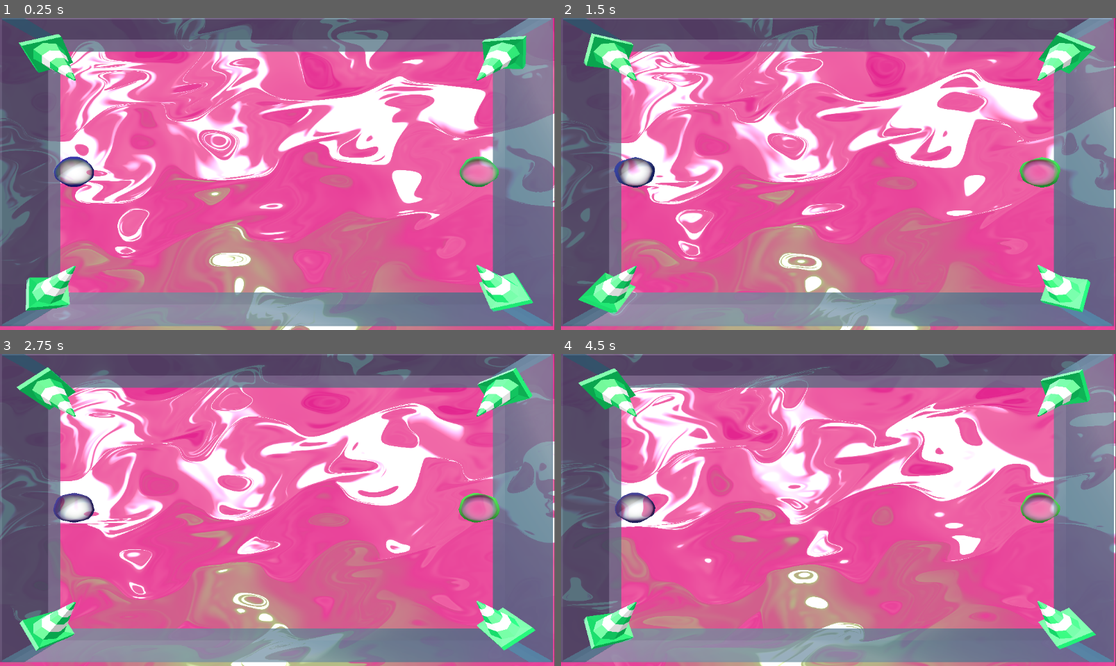
Above: before the commit, frames 1-4 (two rows, left to right).
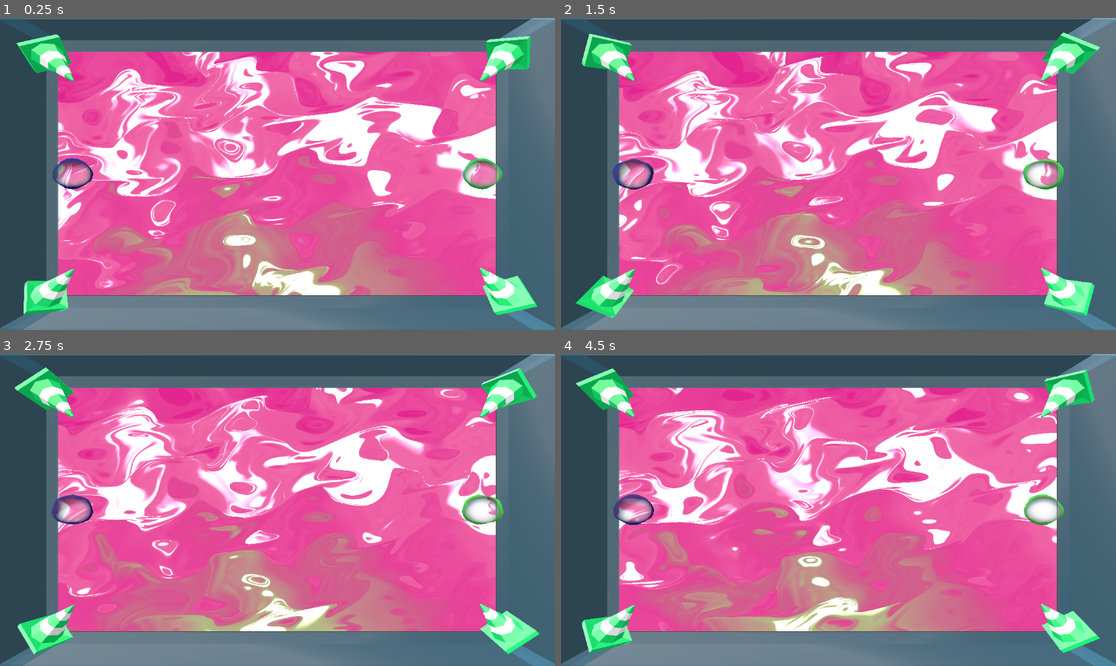
Above: after the commit, the same moments.

Repository: Ultimo-Momento-Responsable/GGJ2025
Game: Godot game, scene res://scenes/viewport.tscn
The game is run twice, just before and just after one commit, with the same random seed, the same clock (stepped at 60 frames per second) and the same inputs.
Inputs:
- Up to frame 1 (0.25 s): no input
- Up to frame 2 (1.5 s): no input
- Up to frame 3 (2.75 s): no input
- Up to frame 4 (4.5 s): no input

The runs differ from the first frame. In frame 1, 66% of the frame differs, in the area x 0-100%, y 0-100%; in frame 2, 66%; in frame 3, 66%; in frame 4, 66%.

Commit message:
fix viewports sizes

Diff:
--- a/scenes/viewport.tscn
+++ b/scenes/viewport.tscn
@@ -33,22 +33,31 @@
 [node name="ColorRect" type="ColorRect" parent="."]
 z_index = -1
 material = SubResource("ShaderMaterial_uirju")
-layout_mode = 0
-offset_left = -1.0
-offset_right = 1151.0
-offset_bottom = 648.0
+layout_mode = 1
+anchors_preset = 15
+anchor_right = 1.0
+anchor_bottom = 1.0
+offset_left = 119.0
+offset_top = 69.0
+offset_right = -123.0
+offset_bottom = -72.0
+grow_horizontal = 2
+grow_vertical = 2
 
 [node name="SubViewportContainer" type="SubViewportContainer" parent="."]
 material = SubResource("ShaderMaterial_dw72u")
-layout_mode = 0
-offset_right = 1148.0
-offset_bottom = 640.0
+layout_mode = 1
+anchors_preset = 15
+anchor_right = 1.0
+anchor_bottom = 1.0
+grow_horizontal = 2
+grow_vertical = 2
 stretch = true
 
 [node name="SubViewport" type="SubViewport" parent="SubViewportContainer"]
 transparent_bg = true
 handle_input_locally = false
-size = Vector2i(1148, 640)
+size = Vector2i(1152, 648)
 render_target_update_mode = 4
 
 [node name="ArenaBase" parent="SubViewportContainer/SubViewport" instance=ExtResource("2_bxpo0")]
